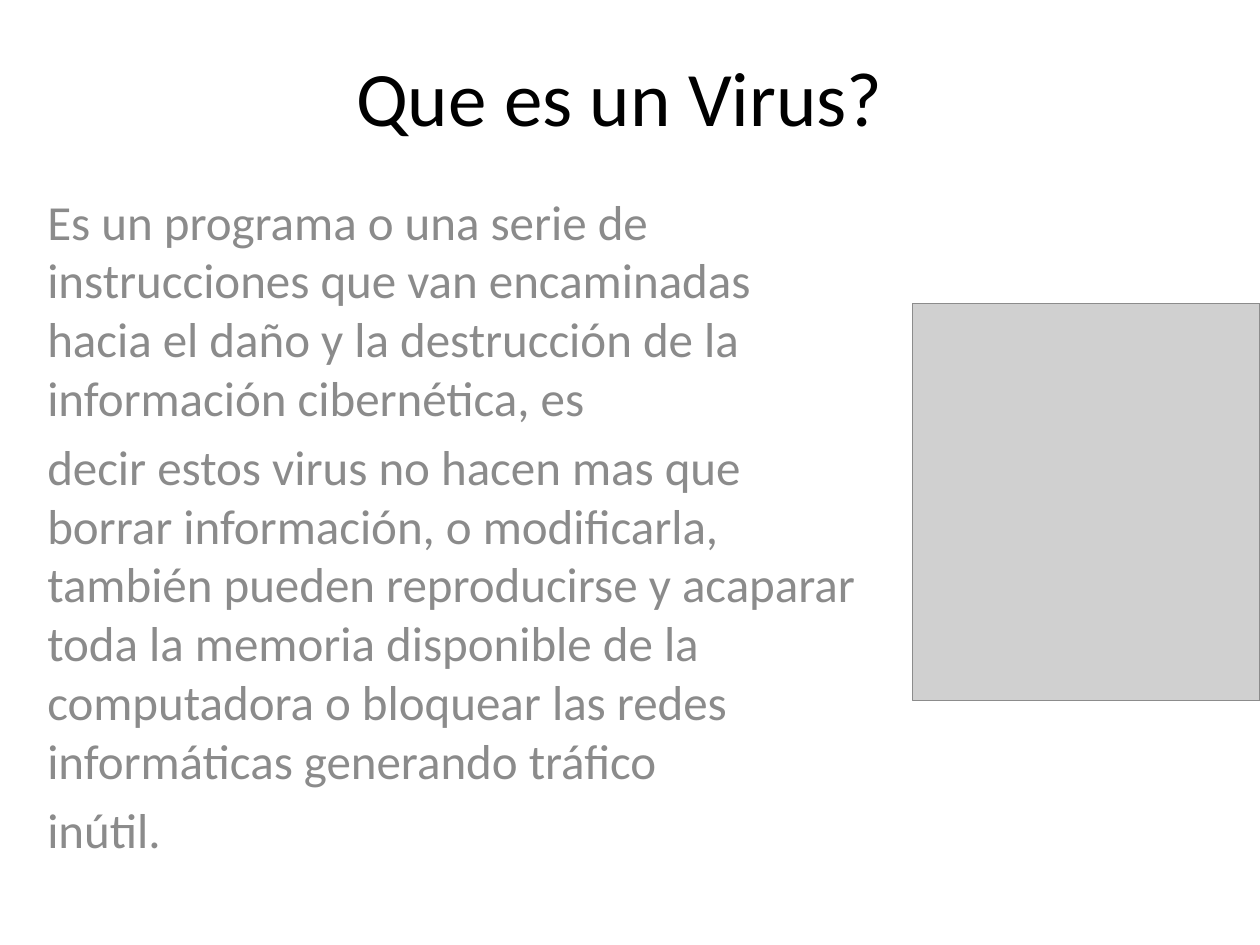
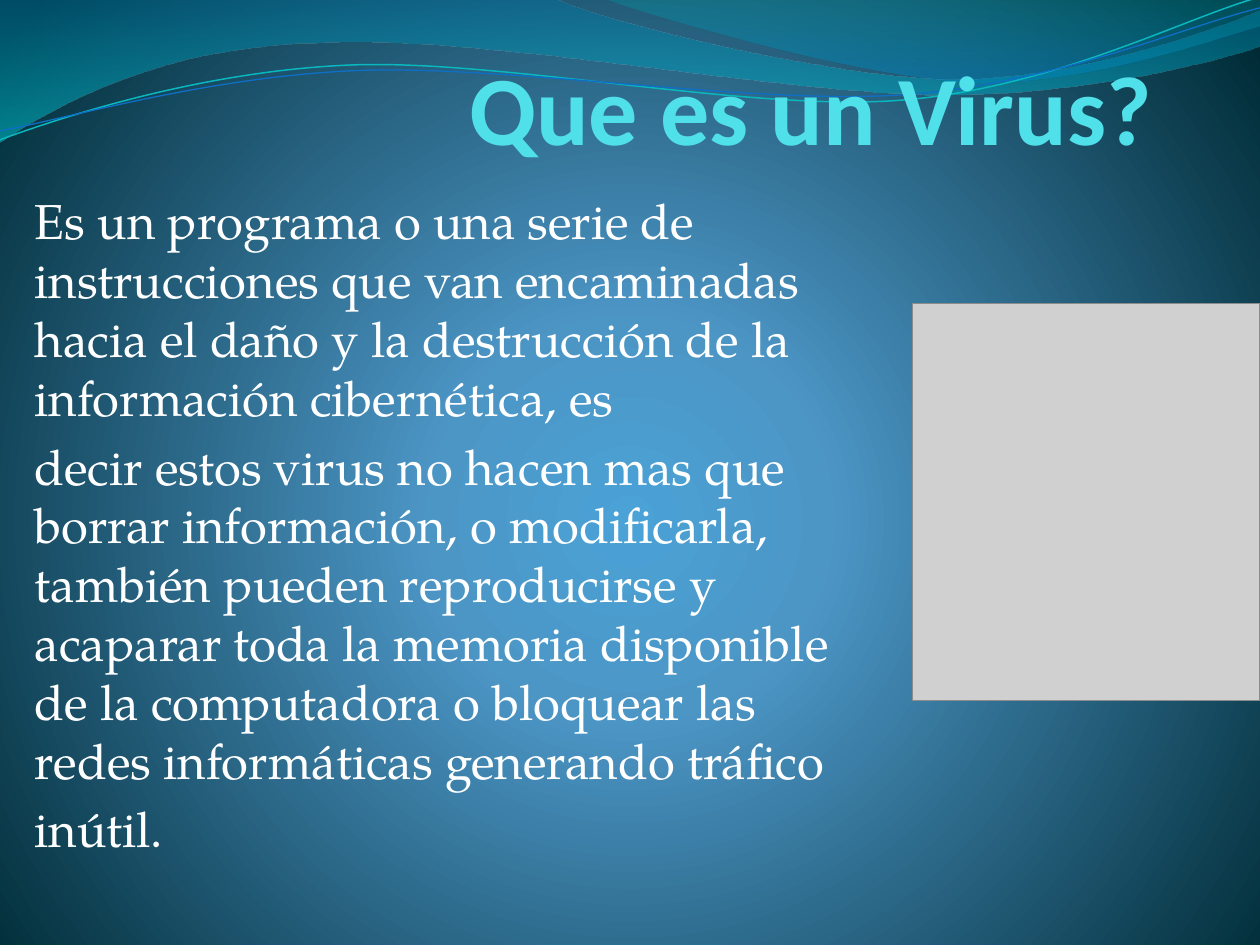
Before and after one commit to kleberloayzacastro/universidad, a slide deck: slide 2 of 2015-2016/clases/informatica_basica/clase_6/virus/clase_6_virus.pptx. Drawn at 1260x945 pixels with LibreOffice and Linux fonts; fonts in the diff are those of the drawing; grey boxes stand for pictures. Boxes give left, top, right and bottom in pixels: in the first picture for what was removed or moved away, otherwise in the second. Text is boxed around its words. In the diff, an @@ line names an element or a change of style, - is before the commit and + after.

```diff
--- a/2015-2016/clases/informatica_basica/clase_6/virus/clase_6_virus.pptx
+++ b/2015-2016/clases/informatica_basica/clase_6/virus/clase_6_virus.pptx
@@ background #FFFFFF to gradient #4AA0D6 to #4C98C7 to #002C38 @@
@@ freeform shape added at (0, 0, 1260, 142), fill gradient #0074A1 to #00C6CF @@
@@ freeform shape added at (0, 0, 1260, 147), outline #0AB8BF 0.85 pt @@
@@ freeform shape added at (0, 8, 1260, 141), outline #0F6FC6 0.75 pt @@
@@ title "Que es un Virus?" at (469, 64, 1152, 157): size 44 to 56 pt, text colour #000000 to #51E0EA, bold on; alignment centre to right; vertical alignment middle to bottom @@
@@ freeform shape added at (604, 0, 1260, 87), fill gradient #00A1A9 to #008BBF @@
@@ subtitle "Es un programa o una ..." at (35, 203, 828, 848): font Calibri to TeX Gyre Pagella, text colour #8C8C8C to #FFFFFF @@
```
Also in this commit, not shown: 12 other slides changed, 4 slides added, 1 other file.
